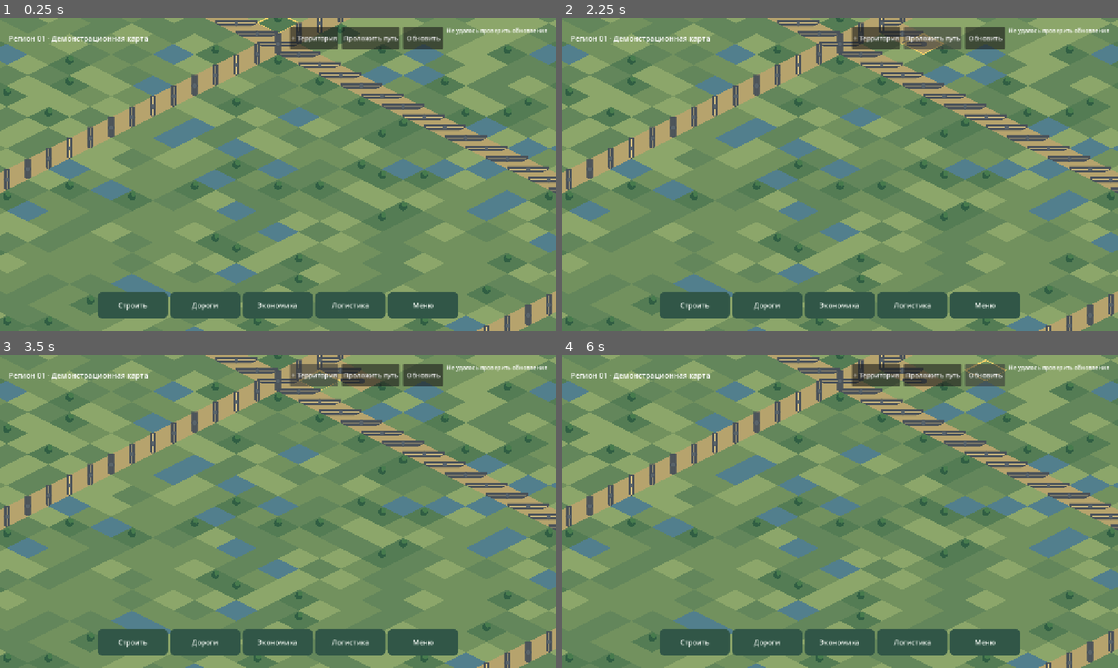
Above: before the commit, frames 1-4 (two rows, left to right).
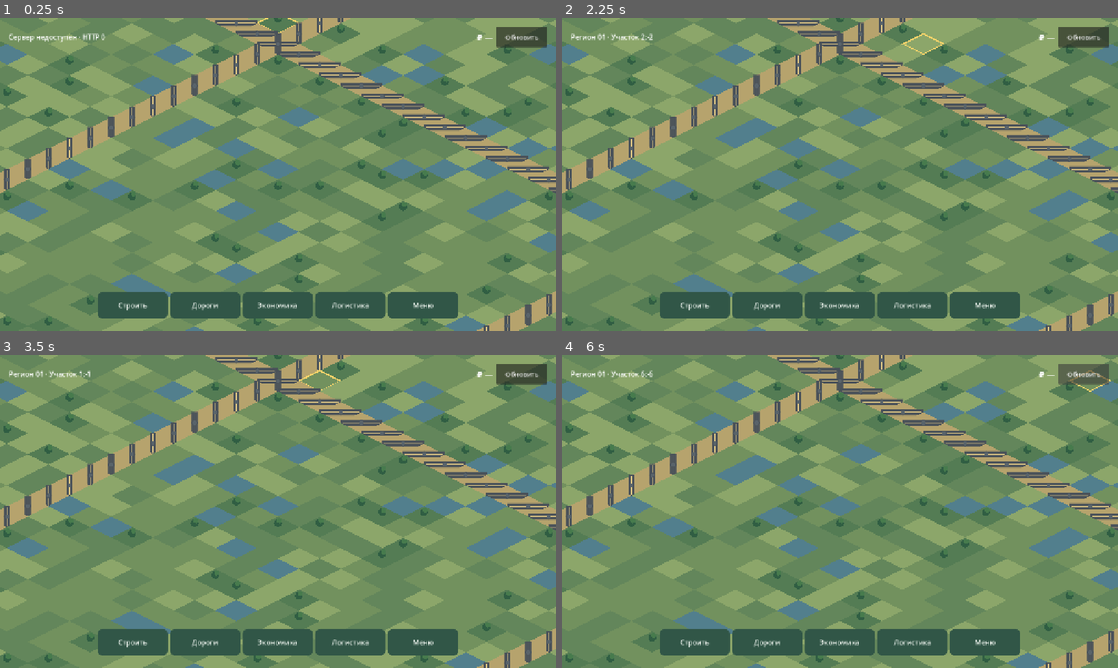
Above: after the commit, the same moments.

Repository: maillunex-lang/LunexEconom
Game: Godot game, scene res://world.tscn
Two runs of this game, one before a commit and one after it. Both use one fixed random seed, a clock stepped at 60 frames per second and the inputs below.
Inputs (mouse positions are in pixels of both pictures, inside the frame that each line leads up to):
- Up to frame 1 (0.25 s): no input
- Up to frame 2 (2.25 s): click (873, 36) at 0.5 s, where only the run before the commit has a clickable "+ Территория"; click "Обновить" at 1.25 s; click (934, 36) at 2 s, where only the run before the commit has a clickable "Проложить путь"
- Up to frame 3 (3.5 s): click (311, 373) at 2.75 s, where only the run before the commit has a clickable "+ Территория"
- Up to frame 4 (6 s): click "Обновить" at 3.5 s; click (934, 373) at 4.25 s, where only the run before the commit has a clickable "Проложить путь"; click (873, 373) at 5 s, where only the run before the commit has a clickable "+ Территория"; click "Обновить" at 5.75 s

The runs differ from the first frame. In frame 1, 2.9% of the frame differs, in the area x 1-99%, y 2-10%; in frame 2, 3.0%; in frame 3, 2.9%; in frame 4, 3.0%, in the area x 1-99%, y 0-12%.
Error before the commit: Invalid assignment of property or key 'text' with value of type 'String' on a base object of type 'null instance'. (res://world_screen.gd:250)
Error after the commit: Attempt to call function 'get_global_rect' in base 'null instance' on a null instance. (res://world_screen.gd:338)

Commit message:
fix(godot): resolve HUD onready before reparent and remove escaped newlines

Diff:
--- a/client/world_screen.gd
+++ b/client/world_screen.gd
@@ -1,7 +1,7 @@
 extends Control
 @onready var world = $World
 @onready var hud: MarginContainer = $HUD
-@onready var info: Label = $UIOverlay/HUD/Top/Info
+@onready var info: Label = $HUD/Top/Info
 func _ready() -> void:
     var overlay := CanvasLayer.new()
     overlay.name = "UIOverlay"
